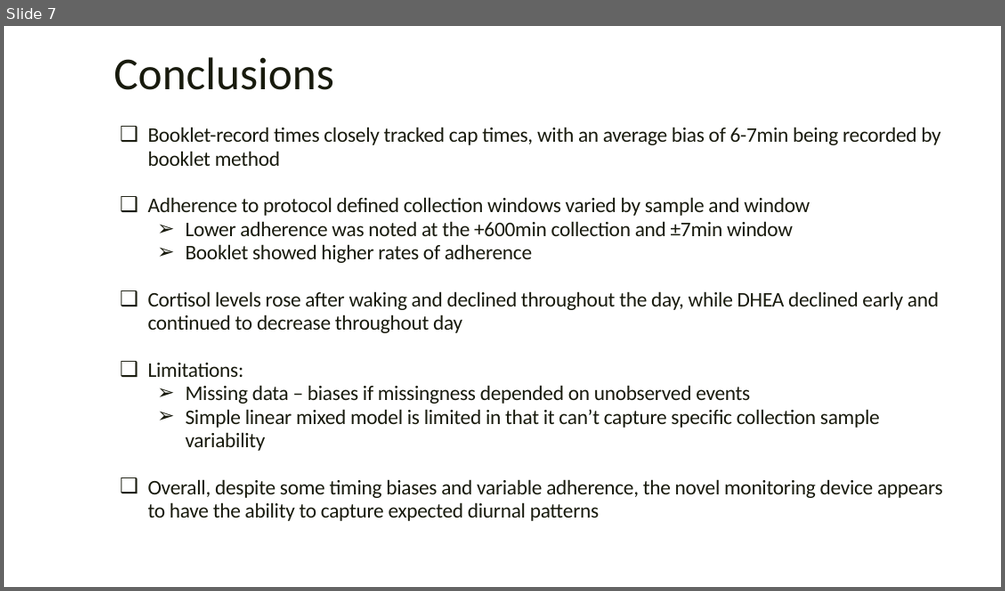
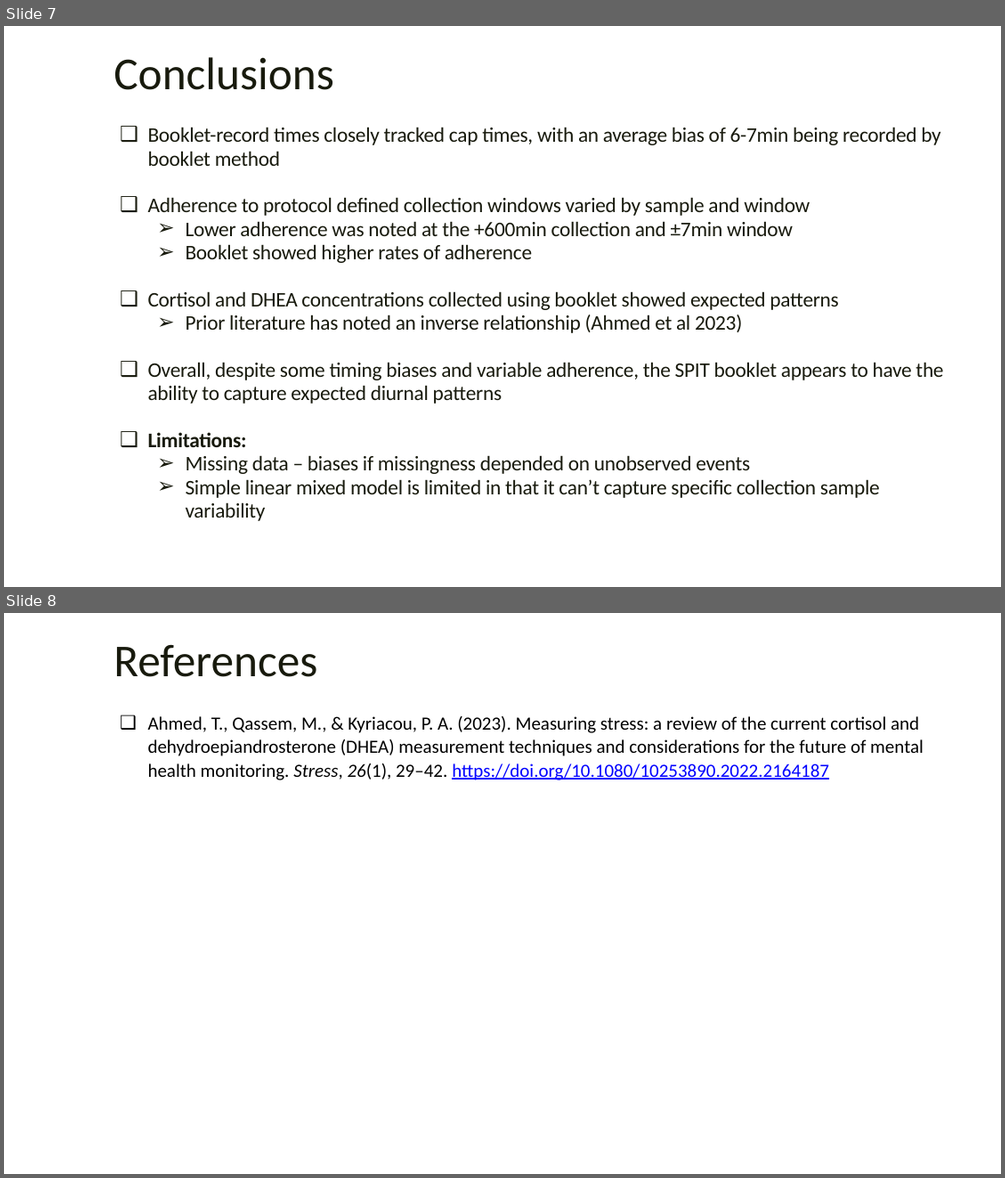
Before and after one commit to rysummers/BIOS6624-Class, a slide deck: Project0/Reports/Project0_Presentation.pptx. Shown one above the other, each under a label of ours: slide 7 before the commit, slides 7 and 8 after it. The pictures are 1005x591 and 1005x1178 pixels, drawn with LibreOffice and Linux fonts; fonts in the diff are those of the drawing; background and template pictures are left out. Boxes give left, top, right and bottom in pixels: in the first picture for what was removed or moved away, otherwise in the second. Text is boxed around its words. In the diff, an @@ line names an element or a change of style, - is before the commit and + after.

```diff
--- a/Project0/Reports/Project0_Presentation.pptx
+++ b/Project0/Reports/Project0_Presentation.pptx
@@ slide 8 added at (4, 613, 1001, 1174), background picture (left out) @@
@@ text added at (113, 645, 317, 677), 44 pt, text #181A0D @@
+References
@@ text added at (148, 716, 923, 780), 18 pt, text #000000 @@
+❑ Ahmed, T., Qassem, M., & Kyriacou, P. A. (2023). Measuring stress: a review of the current cortisol and dehydroepiandrosterone (DHEA) measurement techniques and considerations for the future of mental health monitoring. Stress, 26(1), 29–42. https://doi.org/10.1080/10253890.2022.2164187
@@ slide 7 changed as well @@
@@ text at (148, 291, 943, 403): text changed @@
-❑ Cortisol levels rose after waking and declined throughout the day, while DHEA declined early and continued to decrease throughout day
+❑ Cortisol and DHEA concentrations collected using booklet showed expected patterns
+  ➢ Prior literature has noted an inverse relationship (Ahmed et al 2023)
+❑ Overall, despite some timing biases and variable adherence, the SPIT booklet appears to have the ability to capture expected diurnal patterns
@@ text at (148, 432, 247, 447): bold on in "Limitations:" @@
@@ text at (148, 479, 943, 521): paragraph removed @@
-❑ Overall, despite some timing biases and variable adherence, the novel monitoring device appears to have the ability to capture expected diurnal patterns
```
Also in this commit, not shown: 6 other slides changed, 5 other files.
